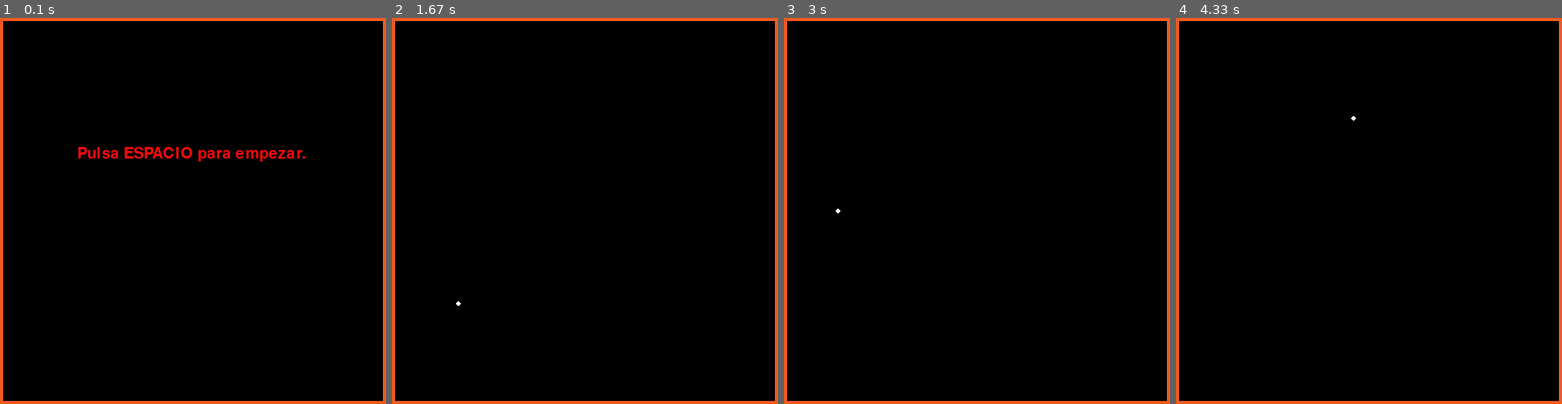
Above: before the commit, frames 1-4 (left to right).
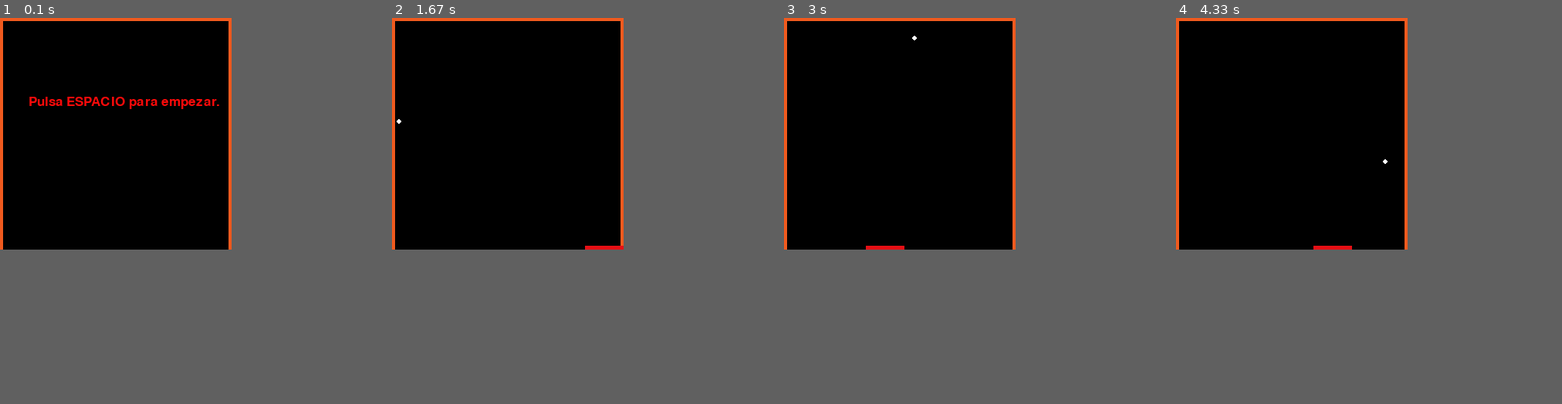
Above: after the commit, the same moments.

Repository: ibasa14/Pygame-PyQt-Tutorial
Game: pygame game, started from BrickBreakerGame.py
Same seed, same stepped clock (60 frames per second), same inputs: the game is played once before the commit and once after it.
Inputs:
- Up to frame 1 (0.1 s): no input
- Up to frame 2 (1.67 s): tap Space at 0.33, 0.73, 1.03, 1.23, 1.53 s; hold Right 0.67-1.13 s; hold Right 1.17-1.63 s
- Up to frame 3 (3 s): hold Left 1.67-2.2 s; tap Space at 1.73, 2.03, 2.3, 2.6, 2.73 s; hold Left 2.23-2.63 s; hold Right from 2.67 s (still down)
- Up to frame 4 (4.33 s): tap Space at 3.03, 3.4, 3.7, 3.9, 4.2 s; release Right at 3.3 s; hold Left 3.33-3.8 s; hold Right 3.83-4.3 s
In our replay, the window is 500x500 before the commit and 300x300 after it. These sizes can differ from the game's own. Grey fills any space a smaller window leaves; there, only what the larger window draws over its background counts as a difference.

The runs differ from the first frame. In frame 1, 4.2% of the frame differs, in the area x 0-100%, y 0-100%; in frame 2, 2.8%; in frame 3, 2.8%; in frame 4, 2.8%.

Commit message:
brick terminado

Diff:
--- a/BrickBreakerGame.py
+++ b/BrickBreakerGame.py
@@ -3,8 +3,8 @@
 import math
 import numpy as np
 
-PANEL_SPEED = 20
-BALL_SPEED = 5
+PANEL_SPEED = 2
+BALL_SPEED = 2
 PANEL_COLOR = (230, 15, 20)
 BALL_COLOR = (255, 255, 255)
 BACKGROUND_COLOR = (0,0,0)
@@ -45,9 +45,8 @@
 
 
 
-
 class Panel():
-    def __init__(self, width = 30, height = 6, color = PANEL_COLOR,speed = PANEL_SPEED, **kwargs):
+    def __init__(self, width = 50, height = 5, color = PANEL_COLOR,speed = PANEL_SPEED, **kwargs):
         self.x_position = kwargs.get('initial_x')
         self.y_position = kwargs.get('initial_y')
         self.width = width
@@ -55,20 +54,24 @@
         self.speed = speed
         self.color = color
 
-    def move(self, direction):
+    def move(self, direction, display_width, wall_width):
         if direction == 'right':
-            self.x_position += self.speed
-            self.y_position = self.y_position
+            if display_width -  (self.x_position + self.width) >= self.speed:
+                self.x_position += self.speed
+            else:
+                pass
         else:
-            self.x_position -= self.speed
-            self.y_position = self.y_position
+            if self.x_position - self.speed >= 0:
+                self.x_position -= self.speed
+            else:
+                pass
 
 
 class BrickBreakerGame():
     def __init__(self):
         self.game = pygame.init()
-        self.display = pygame.display.set_mode((500, 500))
-        #self.panel = Panel(initial_x = int(self.display.get_width()/2), initial_y = self.display.get_height())
+        self.display = pygame.display.set_mode((300, 300))
+        self.panel = Panel(initial_x = int(self.display.get_width()/2), initial_y = self.display.get_height())
         self.playing = True
         self.game_over = False
         self.background = BACKGROUND_COLOR
@@ -93,9 +96,9 @@
 
     def start_message(self):
 
-        message = pygame.font.SysFont(None, 30).render('Pulsa ESPACIO para empezar.',\
+        message = pygame.font.SysFont(None, 25).render('Pulsa ESPACIO para empezar.',\
 														True, (250, 10, 10))
-        self.display.blit(message, [int(self.display.get_width()/5), int(self.display.get_height()/3)])
+        self.display.blit(message, [int(self.display.get_width()/8), int(self.display.get_height()/3)])
         pygame.display.update()
 
         while True:
@@ -106,9 +109,24 @@
                     if event.key == pygame.K_SPACE:
                         self.ball.static = False
                         self.angle =  np.random.randint(35, 145)
-                        print(f"este es el valor de angle: {self.angle}")
                         self.started = True
                         return
+
+    def game_over_message(self):
+
+        message = pygame.font.SysFont(None, 25).render('¡Has perdido! Pulsa ESPACIO.',\
+														True, (250, 10, 10))
+        self.display.blit(message, [int(self.display.get_width()/8), int(self.display.get_height()/3)])
+        pygame.display.update()
+
+        while True:
+            for event in pygame.event.get():
+                if event.type == pygame.QUIT:
+                    quit()
+                if event.type == pygame.KEYDOWN:
+                    if event.key == pygame.K_SPACE:
+                        BrickBreakerGame()
+
 
 
     def show_walls_info(self):
@@ -123,76 +141,96 @@
                                                                 self.left_wall.width, self.left_wall.height])
         pygame.draw.rect(self.display, self.top_wall.color, [self.top_wall.x_position, self.top_wall.y_position ,\
                                                                 self.top_wall.width, self.top_wall.height])
-        pygame.draw.rect(self.display, self.bottom_wall.color, [self.bottom_wall.x_position, self.bottom_wall.y_position - self.bottom_wall.height ,\
-                                                                self.bottom_wall.width, self.bottom_wall.height])
+        #pygame.draw.rect(self.display, self.bottom_wall.color, [self.bottom_wall.x_position, self.bottom_wall.y_position - self.bottom_wall.height ,\
+        #                                                       self.bottom_wall.width, self.bottom_wall.height])
     def draw_panel(self):
         pygame.draw.rect(self.display, self.panel.color, [self.panel.x_position, self.panel.y_position - self.panel.height,\
                                                           self.panel.width, self.panel.height])
 
     def draw_ball(self):
         pygame.draw.circle(self.display, self.ball.color, (int(self.ball.x_position), int(self.ball.y_position)), self.ball.radius)
+
+    def normalize_angle(self):
+        # primero normalizamos : 0 < angle < 360
+        angle_normalized =  self.angle % 360
+
+        # pasamos a positivo en caso de que sea necesario
+        if angle_normalized < 0:
+            angle_normalized += 360
+
+        self.angle = angle_normalized
+
+
 
     def check_collide(self):
         if self.collide_counter > 0:
             self.collide_counter -= 1
         else:
-            """for key in self.objects_dict.keys():
-                if self.ball.x_position == self.objects_dict[key].x_position or \
-                    self.ball.y_position == self.objects_dict[key].y_position:
-                    print(f'hubo una colision en {key}')
-                    angulo_objeto = self.objects_dict[key].angle
-                    if angulo_objeto == 90:
-                        if self.angle > 180:
-                            self.angle = self.angle - 270
-                        else:
-                            self.angle =  180 - self.angle
-                    if angulo_objeto == 180:
-                        if self.angle > 90:
-                            self.angle = 360 - self.angle
-                        else:
-                            self.angle = self.angle + 270
-                    if angulo_objeto == 270:
-                        self.angle = 180 - self.angle
-                        self.has_collide = True
-                        print(f"El angulo nuevo es angle: {self.angle}")
-                        self.collide_counter = 3"""
-            if self.ball.x_position <= 0:
+            # pared izquierda
+            if self.ball.x_position <= 0 and self.ball.y_position != 0:
                 if self.angle >= 180:
                     self.angle = self.angle - 270
                 else:
                     self.angle =  180 - self.angle
-                self.collide_counter = 3
-                print(f"El angulo nuevo es angle: {self.angle}")
-                self.collide = 3
-
-                return
+                self.collide_counter = 15
+                self.normalize_angle()
+                print(f"El angulo nuevo es angle: {self.angle}")
+                return
+
+            #pared de arriba
             if self.ball.y_position <= 0:
                 if self.angle >= 90:
                     self.angle = 360 - self.angle
                 else:
                     self.angle = self.angle + 270
-                self.collide_counter = 3
-                print(f"El angulo nuevo es angle: {self.angle}")
-                self.collide = 3
-
-                return
+                self.collide_counter = 15
+                self.normalize_angle()
+                print(f"El angulo nuevo es angle: {self.angle}")
+                return
+
+            #pared izquierda
             if self.ball.x_position >= self.display.get_width():
                 if self.angle >= 0:
                     self.angle = 180 - self.angle
                 else:
                     self.angle = 360 - self.angle + 180
-                print(f"El angulo nuevo es angle: {self.angle}")
-                self.collide = 3
-
-                return
+                self.collide_counter = 15
+                self.normalize_angle()
+                print(f"El angulo nuevo es angle: {self.angle}")
+                return
+
+            if self.ball.y_position >= self.display.get_height() - self.panel.height and \
+                self.ball.x_position >= self.panel.x_position and \
+                self.ball.x_position <= self.panel.x_position + self.panel.width:
+                # si toca el panel le damos un valor aleatorio pero en funcion de donde sea el contacto
+                # parte izquierda
+                if self.ball.x_position <= self.panel.x_position + int(self.panel.width / 4):
+                    self.angle = np.random.randint(150, 165)
+                # parte central izquierda
+                elif self.ball.x_position <= self.panel.x_position +  int(self.panel.width / 2):
+                    self.angle = np.random.randint(110, 150)
+
+                # parte central derecha
+                elif self.ball.x_position <= self.panel.x_position +  int(self.panel.width * 0.75):
+                    self.angle = np.random.randint(30, 70)
+
+                # parte derecha
+                else:
+                    self.angle = np.random.randint(30, 50)
+
+                self.collide_counter = 3
+                print(f"El angulo nuevo es angle: {self.angle}")
+                return
+
             if self.ball.y_position >= self.display.get_height():
-                if self.angle >= 270:
+                """if self.angle >= 270:
                     self.angle = 360 - self.angle
                 else:
                     self.angle = 360 + self.angle
-                print(f"El angulo nuevo es angle: {self.angle}")
-                self.collide = 3
-
+                self.collide_counter = 3
+                self.normalize_angle()"""
+                self.game_over = True
+                print(f"Has perdido")
                 return
 
 
@@ -205,43 +243,26 @@
             if not self.started:
                 self.start_message()
             if self.game_over:
-                pass
+                self.game_over_message()
             for event in pygame.event.get():
                 if event.type == pygame.QUIT:
                     quit()
 
+            keys=pygame.key.get_pressed()
+
+            if keys[pygame.K_RIGHT]:
+                self.panel.move('right', self.display.get_width(), self.right_wall.width)
+            if keys[pygame.K_LEFT]:
+                self.panel.move('left', self.display.get_width(), self.right_wall.width)
+
             if self.ball.static == False:
                 self.ball.move(self.angle)
 
-
-            """if event.key == pygame.K_RIGHT:
-                        self.panel.move('right')
-                        pygame.key.set_repeat(1, 10)
-                    if event.key == pygame.K_LEFT:
-                        self.panel.move('left')
-                        pygame.key.set_repeat(1, 10)
-                """
-            """keys = pygame.key.get_pressed()
-
-            if keys[pygame.K_LEFT]:
-                if self.move_ticker == 0:
-                    self.move_ticker = 10
-                    self.panel.move('left')
-
-            if keys[pygame.K_RIGHT]:
-                if self.move_ticker == 0:
-                    self.move_ticker = 10
-                    self.panel.move('right')"""
-
-            """if self.move_ticker > 0:
-                self.move_ticker -= 1"""
-            """if not self.ball.static:
-                self.ball.move(self.angle)"""
+            self.draw_panel()
             self.check_collide()
             self.draw_ball()
-            #self.draw_panel()
             pygame.display.update()
-            self.clock.tick(30)
+            self.clock.tick(120)
 
 if __name__ == '__main__':
     brick_breaker_game = BrickBreakerGame()
